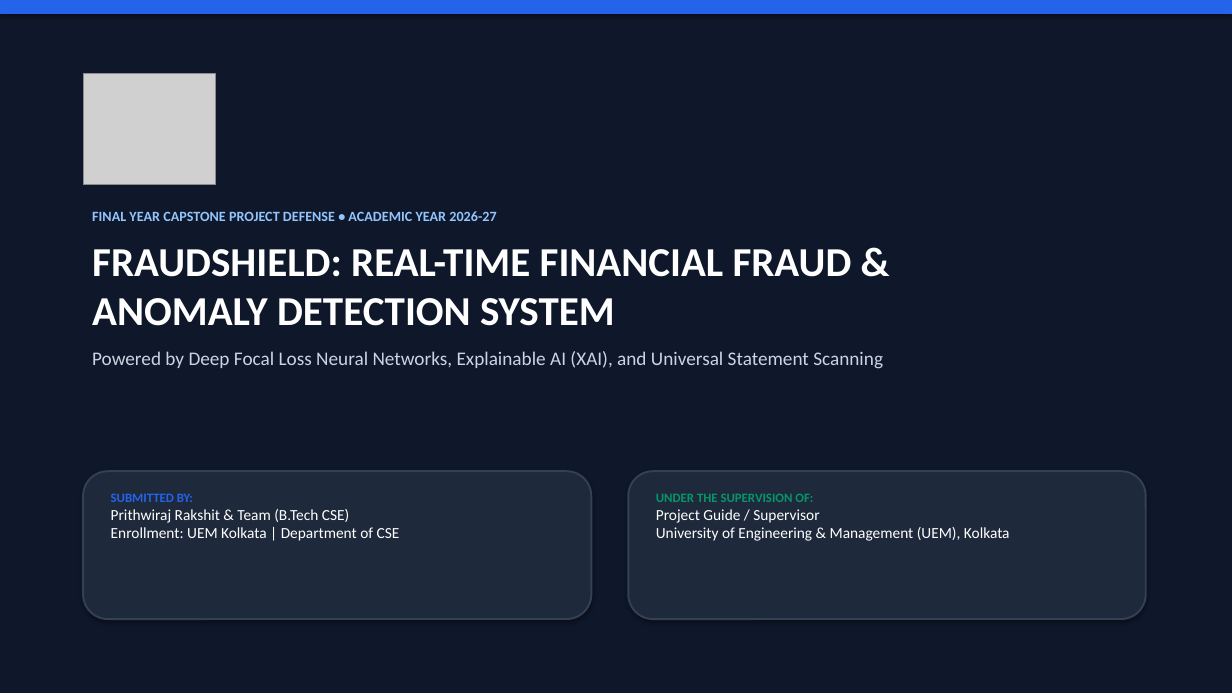
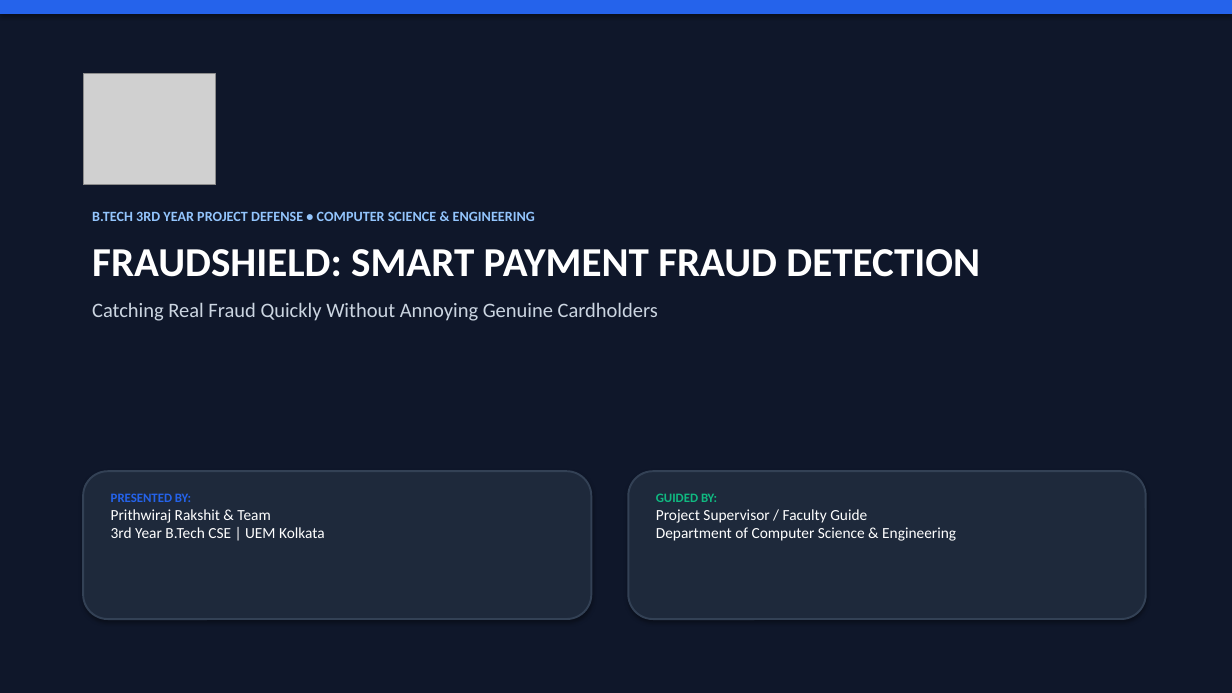
Before and after one commit to prithwirajrakshit/FraudShield, a slide deck: slide 1 of docs/FRAUDSHIELD_FINAL_EXAM_PRESENTATION.pptx. Drawn at 1232x693 pixels with LibreOffice and Linux fonts; fonts in the diff are those of the drawing; grey boxes stand for pictures. Boxes give left, top, right and bottom in pixels: in the first picture for what was removed or moved away, otherwise in the second. Text is boxed around its words. In the diff, an @@ line names an element or a change of style, - is before the commit and + after.

Commit message:
Update exam presentation to simple, clean 3rd-year college student style

```diff
--- a/docs/FRAUDSHIELD_FINAL_EXAM_PRESENTATION.pptx
+++ b/docs/FRAUDSHIELD_FINAL_EXAM_PRESENTATION.pptx
@@ text at (92, 211, 980, 321): text changed; size 15 to 16 pt @@
-FINAL YEAR CAPSTONE PROJECT DEFENSE • ACADEMIC YEAR 2026-27
-FRAUDSHIELD: REAL-TIME FINANCIAL FRAUD &
-ANOMALY DETECTION SYSTEM
-Powered by Deep Focal Loss Neural Networks, Explainable AI (XAI), and Universal Statement Scanning
+B.TECH 3RD YEAR PROJECT DEFENSE • COMPUTER SCIENCE & ENGINEERING
+FRAUDSHIELD: SMART PAYMENT FRAUD DETECTION
+Catching Real Fraud Quickly Without Annoying Genuine Cardholders
@@ text at (111, 493, 325, 538): text changed @@
-SUBMITTED BY:
-Prithwiraj Rakshit & Team (B.Tech CSE)
-Enrollment: UEM Kolkata | Department of CSE
+PRESENTED BY:
+Prithwiraj Rakshit & Team
+3rd Year B.Tech CSE | UEM Kolkata
@@ text at (656, 493, 956, 541): text changed @@
-UNDER THE SUPERVISION OF:
-Project Guide / Supervisor
-University of Engineering & Management (UEM), Kolkata
+GUIDED BY:
+Project Supervisor / Faculty Guide
+Department of Computer Science & Engineering
```
Also in this commit, not shown: 6 other slides changed, 3 slides added, 3 slides removed, 2 other files.
